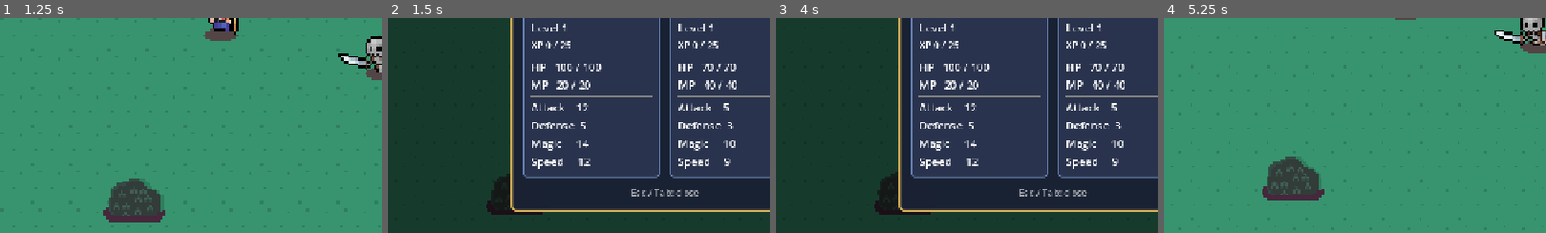
Above: before the commit, frames 1-4 (left to right).
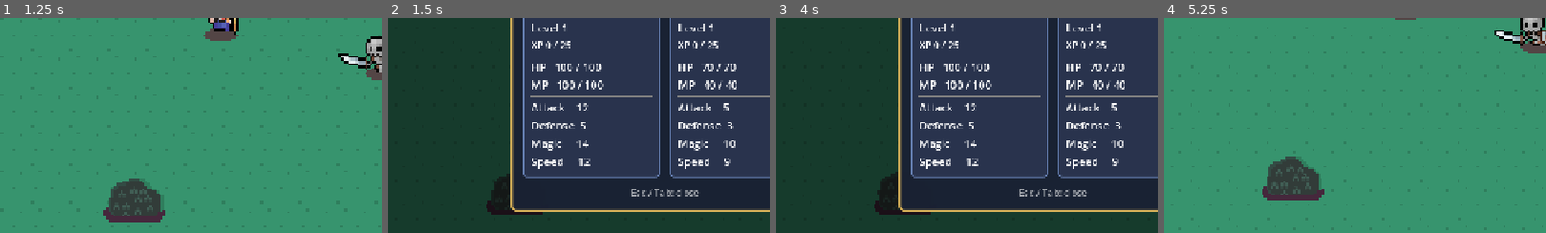
Above: after the commit, the same moments.

Repository: MystiriMan87/Taiyaki-Project-Game
Game: Godot game, scene res://Scenes/overworld.tscn
Two runs of this game, one before a commit and one after it. Both use one fixed random seed, a clock stepped at 60 frames per second and the inputs below.
Inputs (mouse positions are % of the whole screen's width and height, from its top left):
- Up to frame 1 (1.25 s): tap Enter (ui_accept) at 0.5, 0.77 s; move the mouse to (72, 45) at 0.52 s; hold Right (ui_right) from 0.53 s (still down); tap H at 0.6 s; click (72, 45) at 0.67 s
- Up to frame 2 (1.5 s): move the mouse to (30, 55) at 1.27 s; release Right (ui_right) at 1.28 s; hold Down (ui_down) from 1.28 s (still down); tap Tab at 1.35 s
- Up to frame 3 (4 s): tap Enter (ui_accept) at 1.52, 2, 2.75, 3.02, 3.5, 3.77 s; move the mouse to (60, 28) at 2.02 s; release Down (ui_down) at 2.03 s; hold Right (ui_right) 2.03-2.78 s; tap R at 2.1 s; move the mouse to (45, 70) at 2.77 s; hold Up (ui_up) 2.78-3.53 s; tap Alt at 2.85 s; click (45, 70) at 2.92 s; move the mouse to (80, 65) at 3.52 s; hold Left (ui_left) from 3.53 s (still down); tap Shift at 3.6 s
- Up to frame 4 (5.25 s): tap Enter (ui_accept) at 4.25, 4.52, 5 s; move the mouse to (20, 35) at 4.27 s; tap H at 4.35 s; move the mouse to (55, 50) at 5.02 s; release Left (ui_left) at 5.03 s; hold Down (ui_down) from 5.03 s (still down); tap Tab at 5.1 s; click (55, 50) at 5.17 s
The pictures show only the part of the screen within x 14-64%, y 50-100%; the shares and areas given below are measured in that part.

Frame 1 is identical in both runs. In frame 2, 0.3% of the frame differs, in the area x 44-57%, y 28-34%; in frame 3, 0.3%; in frame 4, nothing differs.

Commit message:
ironed out a few issues with dialogue system

Diff:
--- a/Data/fire_slash.tres
+++ b/Data/fire_slash.tres
@@ -6,6 +6,7 @@
 script = ExtResource("1_d6yiq")
 display_name = "Fire Slash"
 mp_cost = 6
+power = 100.0
 animation = "fire_attack"
 target_type = 1
 damage_type = 1
--- a/Data/hero.tres
+++ b/Data/hero.tres
@@ -13,6 +13,7 @@
 sprite_frames = ExtResource("2_sfurx")
 battle_scale = 4.5
 hp_bar_offset = 45.0
+max_mp = 100
 actions = Array[ExtResource("1_tpuqn")]([ExtResource("2_gt8d5"), ExtResource("3_xt4pn"), ExtResource("4_xt4pn")])
 footprint_height = 90.0
 hp_growth = 14
--- a/Scenes/overworld.tscn
+++ b/Scenes/overworld.tscn
@@ -19,13 +19,20 @@
 [sub_resource type="Resource" id="Resource_w7v6x"]
 script = ExtResource("15_5dcxx")
 requires_flag = "quest_done"
-lines = Array[String](["“Thank you again, traveler!”"])
+lines = Array[String](["You did it!"])
 metadata/_custom_type_script = "uid://d080kxgy27rss"
 
 [sub_resource type="Resource" id="Resource_gy7g8"]
 script = ExtResource("15_5dcxx")
 requires_flag = "quest_accepted"
 lines = Array[String](["“Any luck with the merging??”"])
+metadata/_custom_type_script = "uid://d080kxgy27rss"
+
+[sub_resource type="Resource" id="Resource_5dcxx"]
+script = ExtResource("15_5dcxx")
+requires_flag = "has_merged"
+lines = Array[String](["“You’ve already merged monsters? Impressive!”"])
+set_flag = "quest_done"
 metadata/_custom_type_script = "uid://d080kxgy27rss"
 
 [sub_resource type="Resource" id="Resource_46gqp"]
@@ -343,4 +350,4 @@
 [node name="NPC" parent="." instance=ExtResource("14_v8nvt")]
 position = Vector2(111, -172)
 scale = Vector2(4, 4)
-dialogues = Array[ExtResource("15_5dcxx")]([SubResource("Resource_w7v6x"), SubResource("Resource_gy7g8"), SubResource("Resource_46gqp")])
+dialogues = Array[ExtResource("15_5dcxx")]([SubResource("Resource_w7v6x"), SubResource("Resource_gy7g8"), SubResource("Resource_5dcxx"), SubResource("Resource_46gqp")])
--- a/Scripts/game.gd
+++ b/Scripts/game.gd
@@ -229,4 +229,7 @@
 		reserve.append(result)
 	party_hp[result] = result.max_hp
 	party_mp[result] = result.max_mp
+	flags["has_mergred"] = true
+	if flags.get("quest_accepted", false):
+		flags["quest_done"] = true
 	return result
Not shown: 1 places in Scenes/overworld.tscn that only renumber resources
